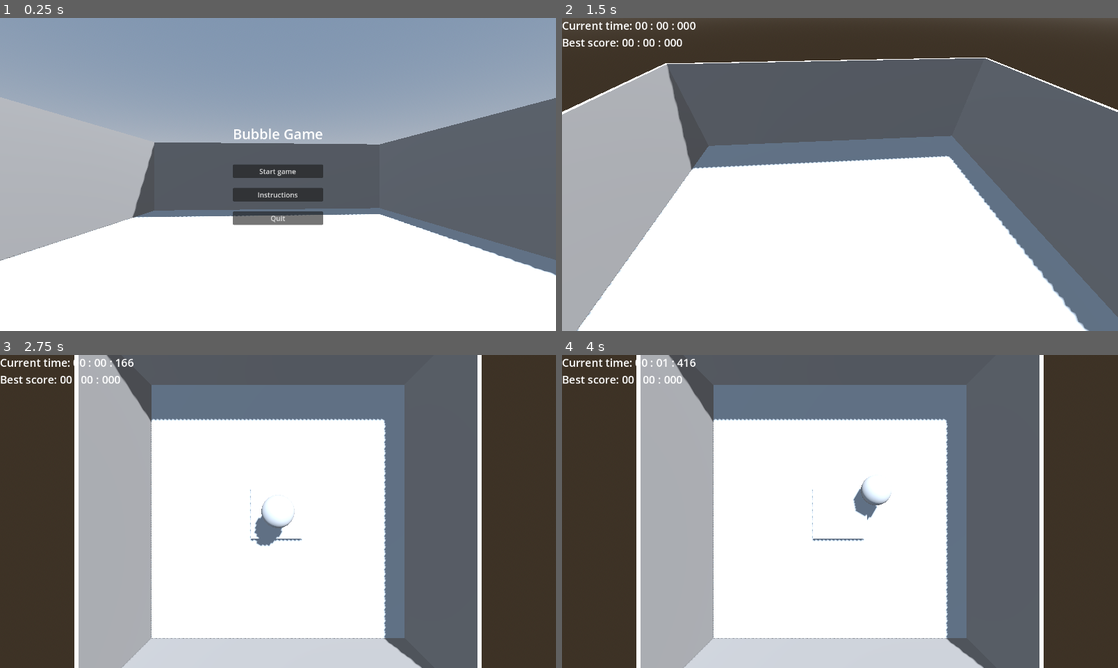
Above: before the commit, frames 1-4 (two rows, left to right).
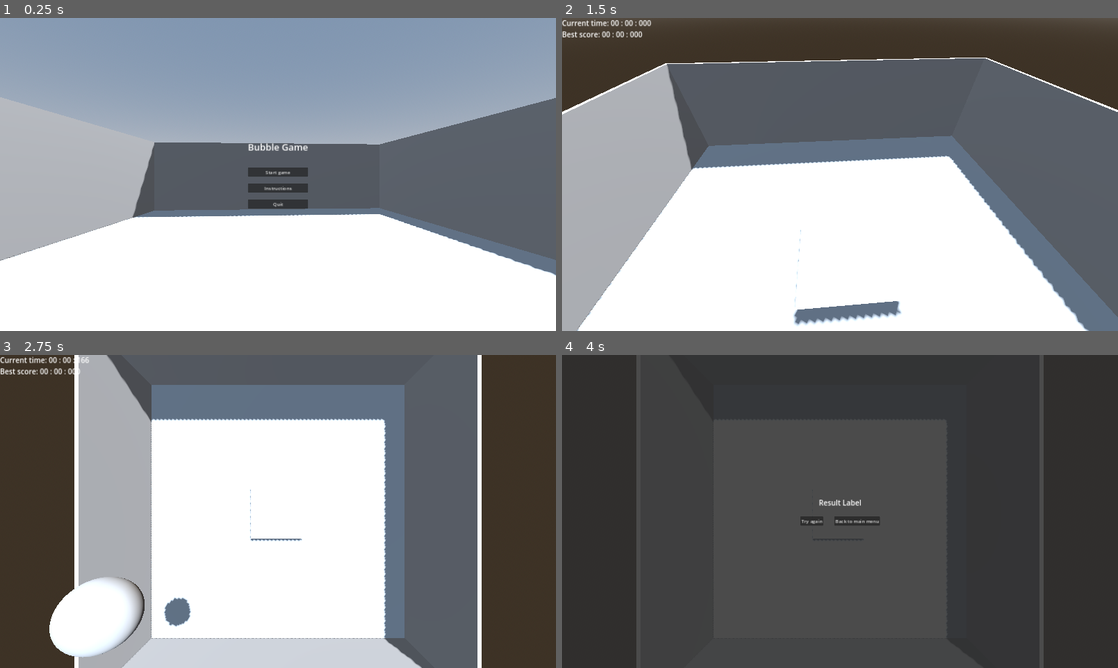
Above: after the commit, the same moments.

Repository: warriormaster12/Fsj2025
Game: Godot game, scene res://levels/actual_level.tscn
Same seed, same stepped clock (60 frames per second), same inputs: the game is played once before the commit and once after it. This scene is started directly instead of the project's main scene.
Inputs:
- Up to frame 1 (0.25 s): no input
- Up to frame 2 (1.5 s): click "Start game" at 0.5 s; tap Space (dash) at 1.35 s
- Up to frame 3 (2.75 s): tap S (move_d) at 2.1 s
- Up to frame 4 (4 s): tap A (move_l) at 2.85 s; tap D (move_r) at 3.6 s

The runs differ from the first frame. In frame 1, 2.4% of the frame differs, in the area x 41-59%, y 35-67%; in frame 2, 1.7%; in frame 3, 4.5%; in frame 4, 74%, in the area x 0-87%, y 0-100%.

Commit message:
Add spawn area Node

Diff:
--- a/levels/actual_level.tscn
+++ b/levels/actual_level.tscn
@@ -1,12 +1,11 @@
-[gd_scene load_steps=11 format=3 uid="uid://eidyg2m2qpb0"]
+[gd_scene load_steps=12 format=3 uid="uid://eidyg2m2qpb0"]
 
 [ext_resource type="Script" path="res://scripts/main_menu.gd" id="1_onbhf"]
 [ext_resource type="Script" path="res://scripts/level_manager.gd" id="1_s7dc4"]
 [ext_resource type="Script" path="res://scripts/game.gd" id="2_fq0ei"]
 [ext_resource type="Script" path="res://scripts/fail_container_ui.gd" id="3_3d8vx"]
-[ext_resource type="Script" path="res://scripts/player_container.gd" id="3_o60vw"]
+[ext_resource type="Script" path="res://scripts/spawn_area.gd" id="4_85fx6"]
 [ext_resource type="PackedScene" uid="uid://cwdwree8x8l0" path="res://prefabs/player/player.tscn" id="4_qfimj"]
-[ext_resource type="PackedScene" uid="uid://4tsjjid1fa65" path="res://prefabs/bubble/bubble.tscn" id="5_eyr0g"]
 
 [sub_resource type="ProceduralSkyMaterial" id="ProceduralSkyMaterial_f6xx8"]
 sky_horizon_color = Color(0.64625, 0.65575, 0.67075, 1)
@@ -20,6 +19,16 @@
 sky = SubResource("Sky_qlu05")
 tonemap_mode = 2
 
+[sub_resource type="StandardMaterial3D" id="StandardMaterial3D_6xk43"]
+no_depth_test = true
+shading_mode = 0
+diffuse_mode = 3
+specular_mode = 2
+
+[sub_resource type="BoxMesh" id="BoxMesh_8p442"]
+material = SubResource("StandardMaterial3D_6xk43")
+size = Vector3(9, 1, 9)
+
 [node name="ActualLevel" type="Node" node_paths=PackedStringArray("main_menu", "game")]
 script = ExtResource("1_s7dc4")
 main_menu = NodePath("MainMenu")
@@ -28,8 +37,10 @@
 [node name="WorldEnvironment" type="WorldEnvironment" parent="."]
 environment = SubResource("Environment_mnawe")
 
-[node name="Game" type="Node" parent="."]
+[node name="Game" type="Node" parent="." node_paths=PackedStringArray("spawn_area")]
 script = ExtResource("2_fq0ei")
+player_scene = ExtResource("4_qfimj")
+spawn_area = NodePath("Node3D/SpawnArea")
 
 [node name="Node3D" type="Node3D" parent="Game"]
 
@@ -53,19 +64,18 @@
 unique_name_in_owner = true
 transform = Transform3D(1, 0, 0, 0, -4.37114e-08, 1, 0, -1, -4.37114e-08, 0, 8, 0)
 
-[node name="PlayerContainer" type="Node3D" parent="Game/Node3D"]
-unique_name_in_owner = true
-process_mode = 4
-script = ExtResource("3_o60vw")
-
-[node name="Player" parent="Game/Node3D/PlayerContainer" instance=ExtResource("4_qfimj")]
+[node name="PlayerPosition" type="Marker3D" parent="Game/Node3D"]
 unique_name_in_owner = true
 transform = Transform3D(1, 0, 0, 0, 1, 0, 0, 0, 1, 0, 0.5, 0)
-axis_lock_linear_y = true
-motion_mode = 0
-
-[node name="Bubble" parent="Game/Node3D/PlayerContainer" instance=ExtResource("5_eyr0g")]
-transform = Transform3D(1, 0, 0, 0, 1, 0, 0, 0, 1, 0, 1.94923, 0)
+
+[node name="SpawnArea" type="Node3D" parent="Game/Node3D"]
+transform = Transform3D(1, 0, 0, 0, 1, 0, 0, 0, 1, 0, 5.02711, 0)
+script = ExtResource("4_85fx6")
+
+[node name="MeshInstance3D" type="MeshInstance3D" parent="Game/Node3D/SpawnArea"]
+visible = false
+mesh = SubResource("BoxMesh_8p442")
+metadata/_edit_lock_ = true
 
 [node name="HUD" type="Control" parent="."]
 unique_name_in_owner = true
--- a/prefabs/player/player.tscn
+++ b/prefabs/player/player.tscn
@@ -7,7 +7,7 @@
 
 [sub_resource type="PlaneMesh" id="PlaneMesh_rcoeq"]
 
-[node name="Player" type="CharacterBody3D"]
+[node name="Player" type="CharacterBody3D" groups=["player"]]
 motion_mode = 1
 platform_on_leave = 2
 script = ExtResource("1_4g4x7")
--- a/project.godot
+++ b/project.godot
@@ -25,7 +25,8 @@
 window/size/viewport_height=1080
 window/size/window_width_override=1280
 window/size/window_height_override=720
-window/dpi/allow_hidpi=false
+window/stretch/mode="canvas_items"
+window/stretch/aspect="expand"
 
 [dotnet]
 
@@ -34,6 +35,7 @@
 [global_group]
 
 bubbles=""
+player=""
 
 [input]
 
--- a/scripts/bubble.gd
+++ b/scripts/bubble.gd
@@ -5,12 +5,20 @@
 
 const HORIZONTAL_SPEED = 2
 
+var player: CharacterBody3D = null
+
+
+func _process(_delta: float) -> void:
+	if !player:
+		player = get_tree().get_nodes_in_group("player")[0]
+		set_process(false)
+
 func _physics_process(delta: float) -> void:
 	if not is_on_floor():
 		velocity += get_gravity() * delta
 	else:
 		bubble_bounce.emit()
-		var player_delta: Vector3 = position - %Player.position
+		var player_delta: Vector3 = position - player.position
 		var direction: Vector3 = player_delta.clamp(Vector3(-1, 0, -1), Vector3(1, 0, 1))
 		direction = 0.75 * direction + 0.25 * Vector3(randf_range(-1, 1), 0, randf_range(-1, 1))
 		velocity = -get_gravity() * 0.5 + 4 * direction
--- a/scripts/game.gd
+++ b/scripts/game.gd
@@ -1,10 +1,13 @@
 extends Node
 class_name Game
 
+@export var player_scene: PackedScene = null
+@export var spawn_area: SpawnArea = null
 
 var timer_on: bool = false
 var timer: float = 0.0
 var best_score: String = "00 : 00 : 000"
+var player: CharacterBody3D = null
 
 @onready var hud: Control = %HUD
 @onready var fail_container: Control = %FailContainer
@@ -12,8 +15,8 @@
 @onready var best_time_label: Label = %BestTimeLabel
 
 @onready var camera_marker: Marker3D = %CameraPosition
+@onready var player_marker: Marker3D = %PlayerPosition
 
-@onready var player_container: PlayerContainer = %PlayerContainer
 
 @onready var level_manager: LevelManager = get_owner()
 
@@ -27,8 +30,6 @@
 		start()
 	else:
 		hud.visible = false
-		player_container.process_mode = Node.PROCESS_MODE_DISABLED
-		player_container.visible = false
 
 	fail_container.visible = false
 
@@ -38,15 +39,28 @@
 
 
 func start() -> void:
+	if !spawn_area:
+		push_error("No spawn area assigned")
+		return
+
+	if player_scene:
+		player = player_scene.instantiate()
+		player.process_mode = Node.PROCESS_MODE_DISABLED
+		world.add_child(player)
+		player.global_position = player_marker.global_position
+	else:
+		push_warning("Player scene not defined")
+
 	hud.visible = true
 
 	timer_label.text = "Current time: 00 : 00 : 000"
 	best_time_label.text = "Best score: " + best_score
 
 	await move_camera()
+	if player:
+		player.process_mode = Node.PROCESS_MODE_INHERIT
+	spawn_area.spawn()
 	timer_on = true
-	player_container.process_mode = Node.PROCESS_MODE_INHERIT
-	player_container.visible = true
 
 func restart() -> void:
 	timer = 0.0
@@ -54,16 +68,11 @@
 	timer_on = true
 	hud.visible = true
 	fail_container.visible = false
-	player_container.visible = true
-	player_container.process_mode = Node.PROCESS_MODE_INHERIT
 
 func end() -> void:
 	timer_on = false
 	hud.visible = false
 	fail_container.visible = true
-	player_container.restart()
-	player_container.visible = false
-	player_container.process_mode = Node.PROCESS_MODE_DISABLED
 
 
 func move_camera() -> void:
--- a/scripts/level_manager.gd
+++ b/scripts/level_manager.gd
@@ -5,20 +5,19 @@
 @export var main_menu: MainMenu = null
 @export var game: Game = null
 
-var bubbles: Array[CharacterBody3D] = []
-
 # Called when the node enters the scene tree for the first time.
 func _ready() -> void:
-	for bubble in get_tree().get_nodes_in_group("bubbles"):
-		if bubble.has_signal("bubble_destroy"):
-			bubbles.push_back(bubble)
+	pass
 
-	for bubble in bubbles:
-		bubble.bubble_destroy.connect(_on_bubble_destroyed)
+func _process(_delta: float) -> void:
+	var found_bubbles:Array[Node] = get_tree().get_nodes_in_group("bubbles")
+	for bubble in found_bubbles:
+		if !bubble.has_signal("bubble_destroy"):
+			continue
 
+		if !bubble.is_connected("bubble_destroy", _on_bubble_destroyed):
+			bubble.bubble_destroy.connect(_on_bubble_destroyed)
 
 func _on_bubble_destroyed() -> void:
 	if game:
 		game.end()
-	for bubble in bubbles:
-		bubble.bubble_destroy.disconnect(_on_bubble_destroyed)
--- /dev/null
+++ b/scripts/spawn_area.gd
@@ -0,0 +1,34 @@
+extends Node3D
+class_name SpawnArea
+
+@export var spawn_objects: Array[PackedScene] = [preload("res://prefabs/bubble/bubble.tscn")]
+var box_extent: Vector3 = Vector3.ZERO
+
+# Called when the node enters the scene tree for the first time.
+func _ready() -> void:
+	for child in get_children():
+		if child is MeshInstance3D:
+			var instance: MeshInstance3D = child
+			if instance.mesh is BoxMesh:
+				var box:BoxMesh = instance.mesh
+				box_extent = box.size * 0.5
+				instance.queue_free()
+				break
+
+
+func spawn() -> void:
+	var spawn_instance: Node3D = spawn_objects[0].instantiate()
+	get_parent().add_child.call_deferred(spawn_instance)
+
+	spawn_instance.position = get_random_position()
+
+
+
+func get_random_position() -> Vector3:
+	var calculated_pos: Vector3 = Vector3(
+		randf_range(-box_extent.x, box_extent.x),
+		randf_range(-box_extent.y, box_extent.y),
+		randf_range(-box_extent.z, box_extent.z)
+	)
+
+	return calculated_pos + global_position
